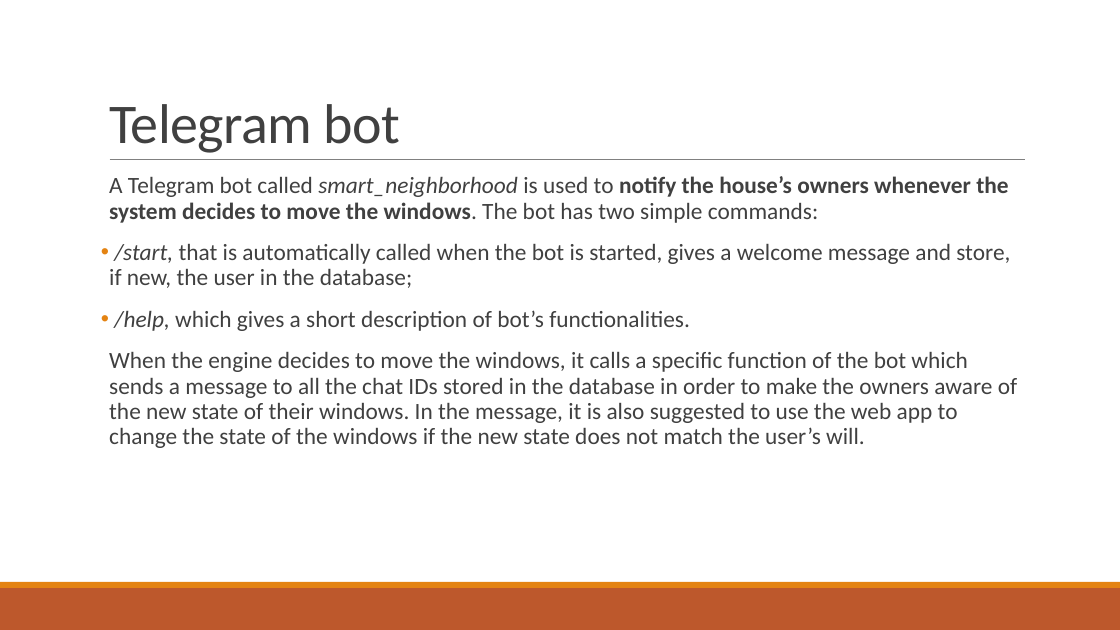
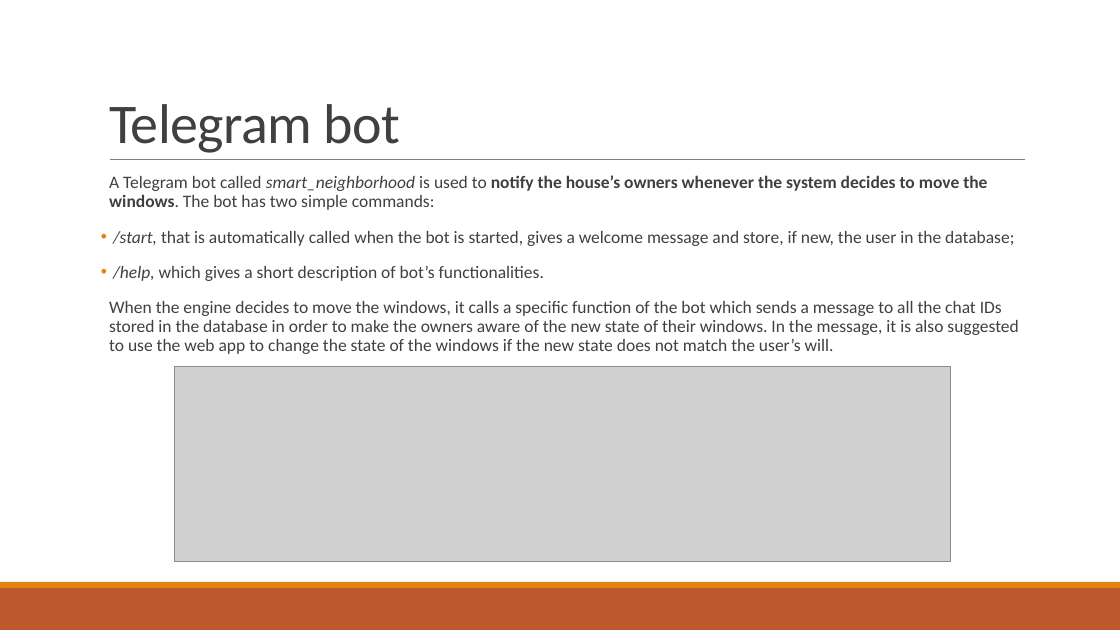
Before and after one commit to francescobaraldi/smart-neighborhood, a slide deck: slide 20 of Smart Neighborhood.pptx. Drawn at 1120x630 pixels with LibreOffice and Linux fonts; fonts in the diff are those of the drawing; grey boxes stand for pictures. Boxes give left, top, right and bottom in pixels: in the first picture for what was removed or moved away, otherwise in the second. Text is boxed around its words. In the diff, an @@ line names an element or a change of style, - is before the commit and + after.

Commit message:
Added image bot telegram to ppt

```diff
--- a/Smart Neighborhood.pptx
+++ b/Smart Neighborhood.pptx
@@ text "A Telegram bot called smart_neighborhood ..." at (x1=109, y1=175, x2=1018, y2=354): size 20 to 15 pt @@
@@ picture added at (x1=175, y1=366, x2=951, y2=561) @@
```
Also in this commit, not shown: 1 other file.
